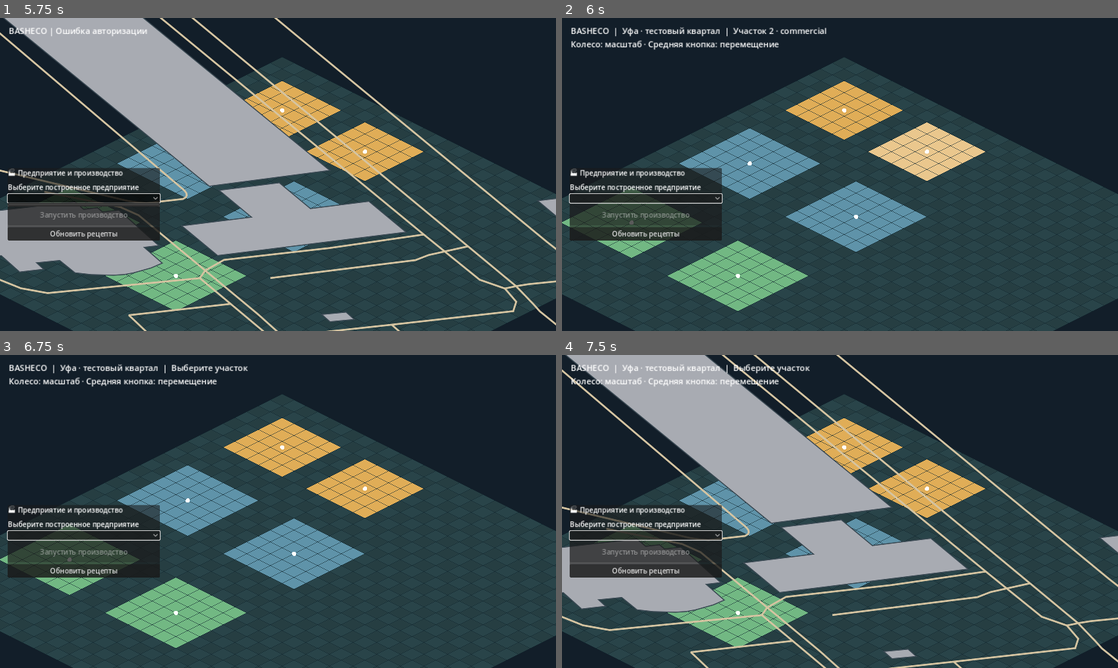
Above: before the commit, frames 1-4 (two rows, left to right).
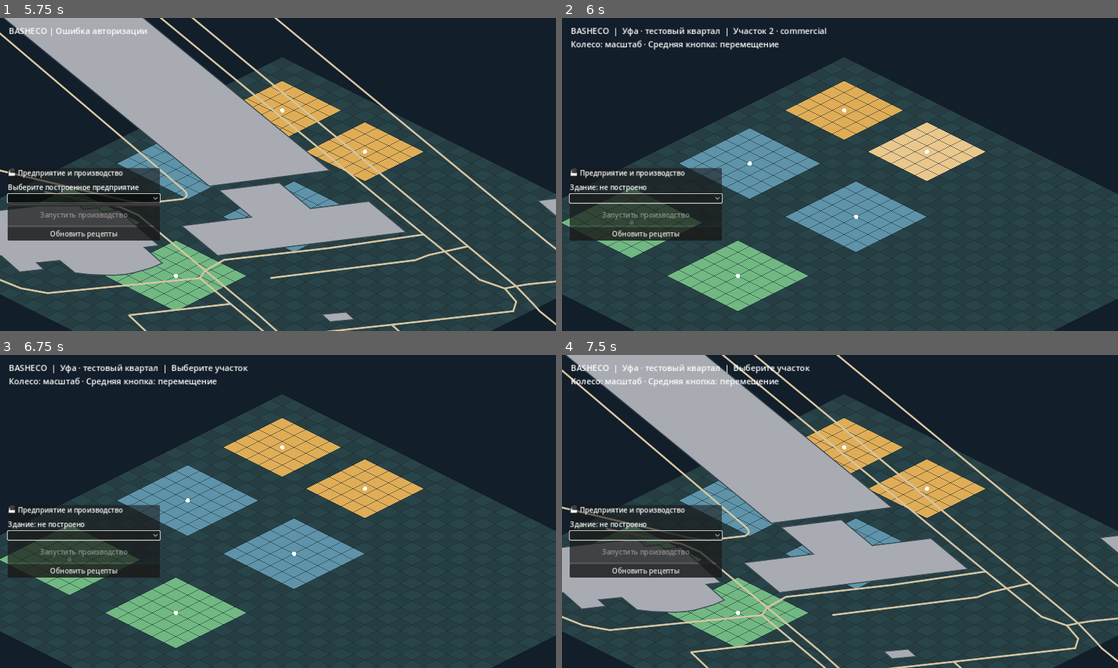
Above: after the commit, the same moments.

Repository: maillunex-lang/basheco
Game: Godot game, scene res://scenes/world.tscn
The game is run twice, just before and just after one commit, with the same random seed, the same clock (stepped at 60 frames per second) and the same inputs.
Inputs (mouse positions are in pixels of both pictures, inside the frame that each line leads up to):
- Up to frame 1 (5.75 s): click (83, 93) at 0.52 s; type "12" at 0.6 s; click (83, 111) at 0.75 s; type "12" at 0.83 s; click "Войти и загрузить квартал" at 1.25 s; click "Посмотреть карту без входа" at 2 s; click "Обновить рецепты" at 2.75 s; click "Обновить рецепты" at 3.5 s; click "Обновить рецепты" at 4.25 s; click (83, 199) at 5.02 s
- Up to frame 2 (6 s): tap Enter at 5.75 s; move the mouse to (962, 158) at 5.77 s; hold G from 5.78 s (still down); click (962, 158) at 5.92 s
- Up to frame 3 (6.75 s): release G at 6.5 s; tap Space at 6.5 s; drag from (166, 527) to (250, 574) at 6.52 s
- Up to frame 4 (7.5 s): tap Enter at 7.25 s; move the mouse to (895, 442) at 7.27 s; hold G from 7.28 s (still down); click (895, 442) at 7.42 s

Frame 1 is identical in both runs. In frame 2, 0.3% of the frame differs, in the area x 1-25%, y 52-56%; in frame 3, 0.3%; in frame 4, 0.3%.

Commit message:
feat(client): connect selected plot to production panel

Diff:
--- a/client/scripts/world.gd
+++ b/client/scripts/world.gd
@@ -139,6 +139,8 @@
             selected_plot = i
             break
     _update_hud()
+    if selected_plot >= 0:
+        $Economy.choose_plot(plots[selected_plot])
     $OSM.refresh()
     queue_redraw()
 
